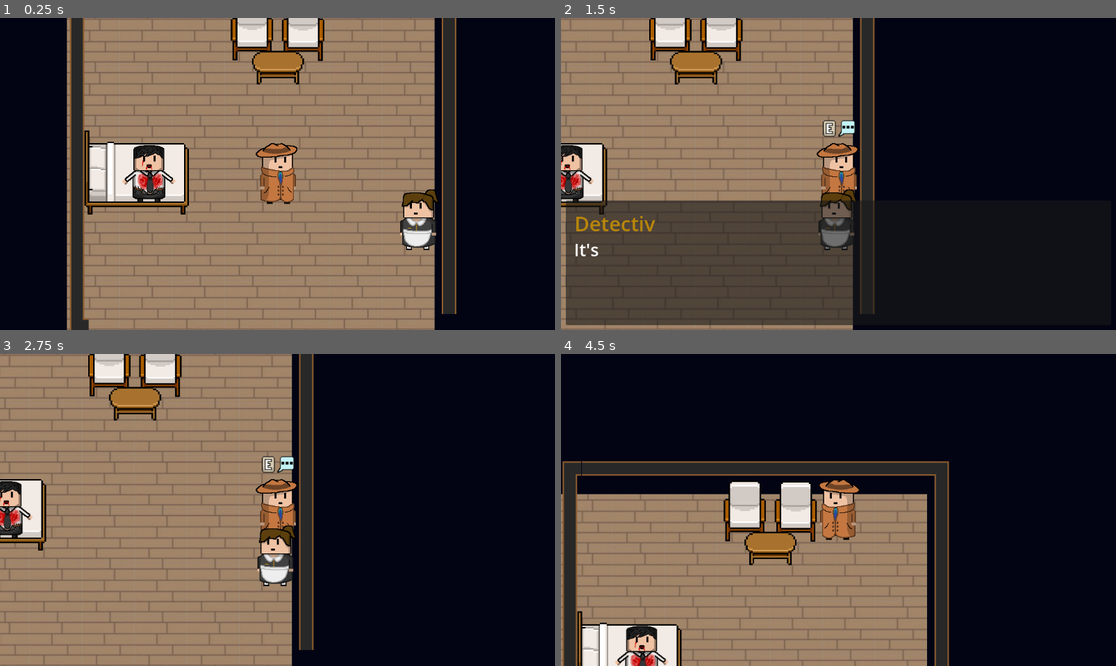
Above: before the commit, frames 1-4 (two rows, left to right).
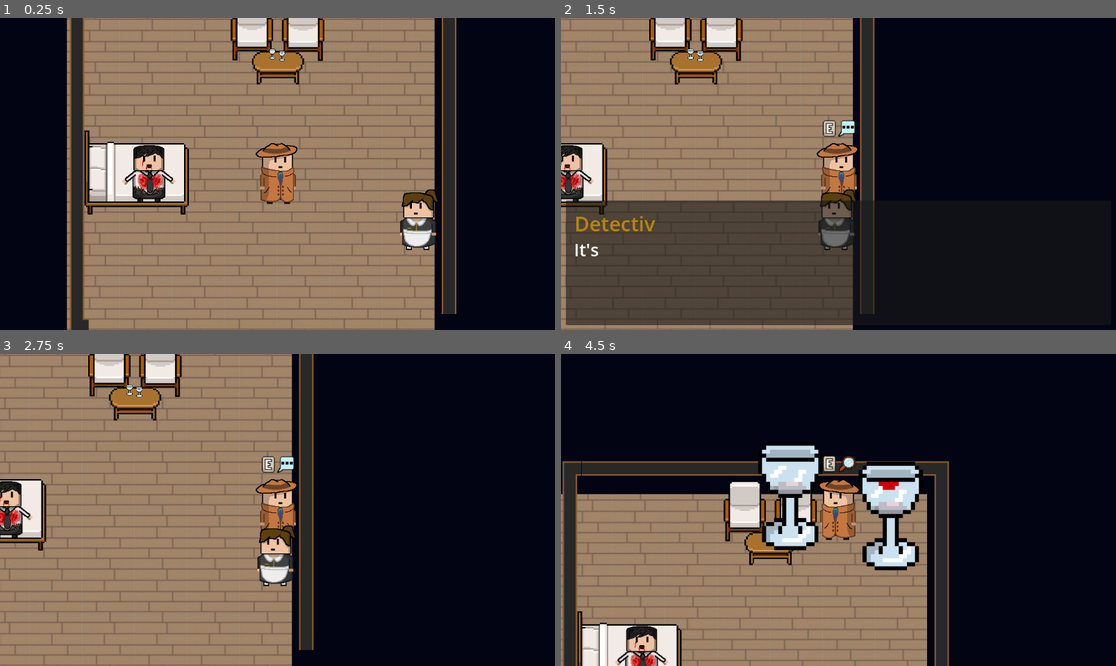
Above: after the commit, the same moments.

Repository: auaisme/Detective
Game: Godot game, scene res://scenes/demo.tscn
The game is run twice, just before and just after one commit, with the same random seed, the same clock (stepped at 60 frames per second) and the same inputs.
Inputs:
- Up to frame 1 (0.25 s): no input
- Up to frame 2 (1.5 s): tap Enter (ui_accept) at 0.5, 0.77, 0.8, 1.07, 1.25, 1.35 s; hold Right (ui_right) 0.53-1.28 s; hold E (interact) 0.53-1.28 s; hold Down (ui_down) from 1.28 s (still down)
- Up to frame 3 (2.75 s): tap Enter (ui_accept) at 1.52, 1.82, 2.3 s; tap E (interact) at 1.55 s; release Down (ui_down) at 2.03 s; hold Right (ui_right) from 2.03 s (still down); hold E (interact) from 2.03 s (still down)
- Up to frame 4 (4.5 s): tap Enter (ui_accept) at 2.75, 3.02, 3.32, 3.5 s; release Right (ui_right) at 2.78 s; release E (interact) at 2.78 s; hold Up (ui_up) 2.78-3.53 s; tap E (interact) at 2.85, 4.35 s; hold Enter (ui_accept) 3.53-4.28 s; hold Left (ui_left) from 3.53 s (still down)

The runs differ from the first frame. In frame 1, less than 0.1% of the frame differs, in the area x 48-52%, y 9-15%; in frame 2, less than 0.1%; in frame 3, less than 0.1%; in frame 4, 5.4%, in the area x 35-66%, y 29-70%.

Commit message:
added glasses clue

Diff:
--- a/scenes/demo.tscn
+++ b/scenes/demo.tscn
@@ -14,6 +14,7 @@
 [ext_resource type="Texture2D" uid="uid://1uy1luyogyed" path="res://assets/prompts/magnifying_glass_pixels.png" id="8_l53ft"]
 [ext_resource type="Texture2D" uid="uid://cgeflsysp3dhd" path="res://assets/prompts/speach_bubble_pixels.png" id="9_xe7ic"]
 [ext_resource type="Texture2D" uid="uid://cx24a2wbiatcv" path="res://assets/enviornment/case 1/wall corner.png" id="13_6cg1f"]
+[ext_resource type="Texture2D" uid="uid://bvmjyyly7ark5" path="res://assets/enviornment/case 1/case critical/2_glasses_pixels.png" id="13_kxneo"]
 [ext_resource type="Texture2D" uid="uid://dabsbsys02ls7" path="res://assets/enviornment/case 1/wall straight.png" id="13_s3vvr"]
 [ext_resource type="Texture2D" uid="uid://cy55c8mk5r4k8" path="res://assets/enviornment/case 1/bed_left.tres" id="14_6cg1f"]
 [ext_resource type="Texture2D" uid="uid://c2tx0dkrm1idr" path="res://assets/enviornment/case 1/floor_1_pixels.png" id="17_xe7ic"]
@@ -226,6 +227,9 @@
 
 [sub_resource type="RectangleShape2D" id="RectangleShape2D_l53ft"]
 size = Vector2(108, 118)
+
+[sub_resource type="RectangleShape2D" id="RectangleShape2D_kxneo"]
+size = Vector2(88, 12)
 
 [sub_resource type="RectangleShape2D" id="RectangleShape2D_6cg1f"]
 size = Vector2(30, 692)
@@ -513,7 +517,7 @@
 sources/1 = SubResource("TileSetAtlasSource_c0h4v")
 sources/2 = SubResource("TileSetAtlasSource_kxneo")
 
-[node name="Control" type="Control" node_paths=PackedStringArray("dead_body_pop_up", "dialogue_box", "panel")]
+[node name="Control" type="Control" node_paths=PackedStringArray("dead_body_pop_up", "glasses_pop_up", "dialogue_box", "panel")]
 y_sort_enabled = true
 layout_mode = 3
 anchors_preset = 15
@@ -522,7 +526,8 @@
 grow_horizontal = 2
 grow_vertical = 2
 script = ExtResource("1_vephn")
-dead_body_pop_up = NodePath("Inspectable/PopUp")
+dead_body_pop_up = NodePath("Inspectable Body/PopUp")
+glasses_pop_up = NodePath("Inspectable Glasses/PopUp")
 dialogue_box = NodePath("Dialogue")
 panel = NodePath("Dialogue/Panel")
 
@@ -568,12 +573,12 @@
 position = Vector2(-2, -66)
 shape = SubResource("RectangleShape2D_6gsge")
 
-[node name="Player" type="CharacterBody2D" parent="." node_paths=PackedStringArray("dialogue_box", "popup_layer", "sprite", "prompt_interact", "inspect_prompt", "talk_prompt") groups=["player"]]
+[node name="Player" type="CharacterBody2D" parent="." node_paths=PackedStringArray("base", "dialogue_box", "sprite", "prompt_interact", "inspect_prompt", "talk_prompt") groups=["player"]]
 position = Vector2(1, 1)
 script = ExtResource("1_ba4lm")
+base = NodePath("..")
 speed = 750.0
 dialogue_box = NodePath("../Dialogue")
-popup_layer = NodePath("../Inspectable/PopUp")
 sprite = NodePath("Sprite2D")
 prompt_interact = NodePath("E Prompt")
 inspect_prompt = NodePath("Inspect Prompt")
@@ -610,7 +615,7 @@
 scale = Vector2(1.46875, 1.40625)
 sprite_frames = SubResource("SpriteFrames_dgtg0")
 
-[node name="Interactable" type="RigidBody2D" parent="." node_paths=PackedStringArray("dialogue_box", "scene_base") groups=["interactable"]]
+[node name="Interactable Maid" type="RigidBody2D" parent="." node_paths=PackedStringArray("dialogue_box", "scene_base") groups=["interactable"]]
 position = Vector2(294, 97)
 gravity_scale = 0.0
 lock_rotation = true
@@ -620,14 +625,14 @@
 scene_base = NodePath("..")
 dialogue_script_path = "res://dialogue scripts/demo scene/test.json"
 
-[node name="CollisionShape2D" type="CollisionShape2D" parent="Interactable"]
+[node name="CollisionShape2D" type="CollisionShape2D" parent="Interactable Maid"]
 shape = SubResource("RectangleShape2D_e66cg")
 
-[node name="Sprite2D" type="Sprite2D" parent="Interactable"]
+[node name="Sprite2D" type="Sprite2D" parent="Interactable Maid"]
 texture = ExtResource("5_5fme1")
 flip_h = true
 
-[node name="Inspectable" type="RigidBody2D" parent="." node_paths=PackedStringArray("display_me", "panel") groups=["inspectable"]]
+[node name="Inspectable Body" type="RigidBody2D" parent="." node_paths=PackedStringArray("display_me", "panel") groups=["inspectable"]]
 position = Vector2(-266, -1)
 gravity_scale = 0.0
 lock_rotation = true
@@ -636,23 +641,52 @@
 display_me = NodePath("PopUp")
 panel = NodePath("PopUp/Panel")
 
-[node name="CollisionShape2D" type="CollisionShape2D" parent="Inspectable"]
+[node name="CollisionShape2D" type="CollisionShape2D" parent="Inspectable Body"]
 position = Vector2(1, 1)
 shape = SubResource("RectangleShape2D_l53ft")
 
-[node name="Sprite2D" type="Sprite2D" parent="Inspectable"]
+[node name="Sprite2D" type="Sprite2D" parent="Inspectable Body"]
 texture = ExtResource("8_5fme1")
 
-[node name="PopUp" type="CanvasLayer" parent="Inspectable"]
+[node name="PopUp" type="CanvasLayer" parent="Inspectable Body"]
 visible = false
 
-[node name="Panel" type="Panel" parent="Inspectable/PopUp"]
+[node name="Panel" type="Panel" parent="Inspectable Body/PopUp"]
 offset_right = 40.0
 offset_bottom = 40.0
 
-[node name="Sprite2D" type="Sprite2D" parent="Inspectable/PopUp/Panel"]
+[node name="Sprite2D" type="Sprite2D" parent="Inspectable Body/PopUp/Panel"]
 scale = Vector2(4, 4)
 texture = ExtResource("8_5fme1")
+
+[node name="Inspectable Glasses" type="RigidBody2D" parent="." node_paths=PackedStringArray("display_me", "panel") groups=["inspectable"]]
+position = Vector2(1, -219)
+gravity_scale = 0.0
+lock_rotation = true
+freeze = true
+script = ExtResource("5_x0xbu")
+display_me = NodePath("PopUp")
+panel = NodePath("PopUp/Panel")
+
+[node name="CollisionShape2D" type="CollisionShape2D" parent="Inspectable Glasses"]
+position = Vector2(-1, -68)
+shape = SubResource("RectangleShape2D_kxneo")
+
+[node name="Sprite2D" type="Sprite2D" parent="Inspectable Glasses"]
+position = Vector2(-1, -26)
+scale = Vector2(0.08, 0.08)
+texture = ExtResource("13_kxneo")
+
+[node name="PopUp" type="CanvasLayer" parent="Inspectable Glasses"]
+visible = false
+
+[node name="Panel" type="Panel" parent="Inspectable Glasses/PopUp"]
+offset_right = 40.0
+offset_bottom = 40.0
+
+[node name="Sprite2D" type="Sprite2D" parent="Inspectable Glasses/PopUp/Panel"]
+scale = Vector2(0.835, 0.835)
+texture = ExtResource("13_kxneo")
 
 [node name="Dialogue" type="CanvasLayer" parent="."]
 visible = false
--- a/scripts/basic/Interactable/inspectable.gd
+++ b/scripts/basic/Interactable/inspectable.gd
@@ -16,5 +16,6 @@
 func interact() -> void:
 	if (!display_me.visible):
 		panel.position = Vector2(get_viewport().size.x / 2, get_viewport().size.y / 2)
+		panel.size = Vector2(0, 0)
 		display_me.visible = true
 	return
--- a/scripts/basic/Popups/dialogue_box_setup.gd
+++ b/scripts/basic/Popups/dialogue_box_setup.gd
@@ -1,6 +1,9 @@
 extends Control
 
 @export var dead_body_pop_up: CanvasLayer
+@export var glasses_pop_up: CanvasLayer
+
+var POP_UPS: Dictionary[String, CanvasLayer] = {}
 
 @export var dialogue_box: CanvasLayer
 @export var panel: Panel
@@ -18,6 +21,13 @@
 	"OBJECT": Color.DARK_GRAY,
 	"SUSPECT": Color.CRIMSON
 }
+
+func _ready() -> void:
+	POP_UPS = {
+		"dead body": dead_body_pop_up,
+		"glasses": glasses_pop_up
+	}
+	return
 
 func setup_dialogue_box() -> void:
 	var viewport = Vector2(get_viewport().size.x, get_viewport().size.y)
@@ -50,6 +60,7 @@
 
 func _input(event):
 	if event.is_action_pressed("ui_accept") or event.is_action_pressed("interact"):
+		var active_pop_up = POP_UPS.values().filter(func(n): return n.visible)
 		# change this to check if any item in popup is open
 		if (dialogue_box.visible):
 			current_index += 1
@@ -57,6 +68,6 @@
 				display_line()
 			else:
 				dialogue_box.hide()
-		elif (dead_body_pop_up.visible):
-			dead_body_pop_up.hide()
+		elif (active_pop_up):
+			active_pop_up[0].hide()
 			pass
--- a/scripts/basic/movement/player.gd
+++ b/scripts/basic/movement/player.gd
@@ -1,8 +1,10 @@
 extends CharacterBody2D
+
+@export var base: Control
 
 @export var speed: float
 @export var dialogue_box: CanvasLayer
-@export var popup_layer: CanvasLayer
+#@export var popup_layer: CanvasLayer
 @export var sprite: Sprite2D
 @export var prompt_interact: AnimatedSprite2D
 @export var inspect_prompt: AnimatedSprite2D
@@ -51,7 +53,8 @@
 
 func move() -> void:
 	# disallow movement when dialogue box is open
-	if dialogue_box.visible or popup_layer.visible: return
+	#if dialogue_box.visible or popup_layer.visible: return
+	if dialogue_box.visible or (base.POP_UPS.values().filter(func(n): return n.visible)): return
 	# do any extra animation control stuff here
 	move_and_slide()
 
@@ -94,7 +97,7 @@
 	return
 
 func _unhandled_input(event: InputEvent) -> void:
-	if dialogue_box.visible or popup_layer.visible:
+	if dialogue_box.visible or (base.POP_UPS.values().filter(func(n): return n.visible)):
 		return
 	if !(event is InputEventKey):
 		return
Binary file added: assets/enviornment/case 1/case critical/2_glasses_pixels.png
Not shown, added: assets/enviornment/case 1/case critical/2_glasses_pixels.png.import
Binary file added: assets/enviornment/case 1/case critical/wine_glass_lipstick_pixels.png
Not shown, added: assets/enviornment/case 1/case critical/wine_glass_lipstick_pixels.png.import
Binary file added: assets/enviornment/case 1/case critical/wine_glass_no_lipstick_pixels.png
Not shown, added: assets/enviornment/case 1/case critical/wine_glass_no_lipstick_pixels.png.import
Not shown: 1 places in scenes/demo.tscn that only renumber resources
